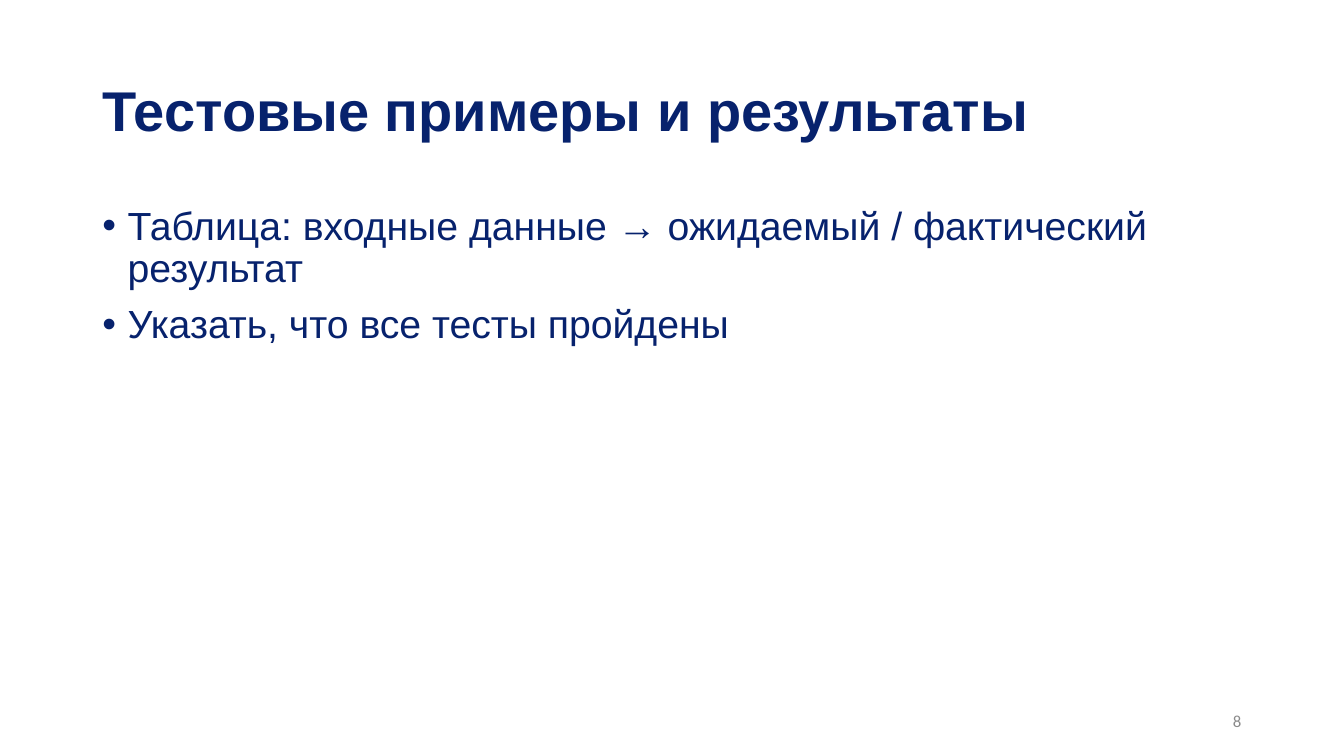
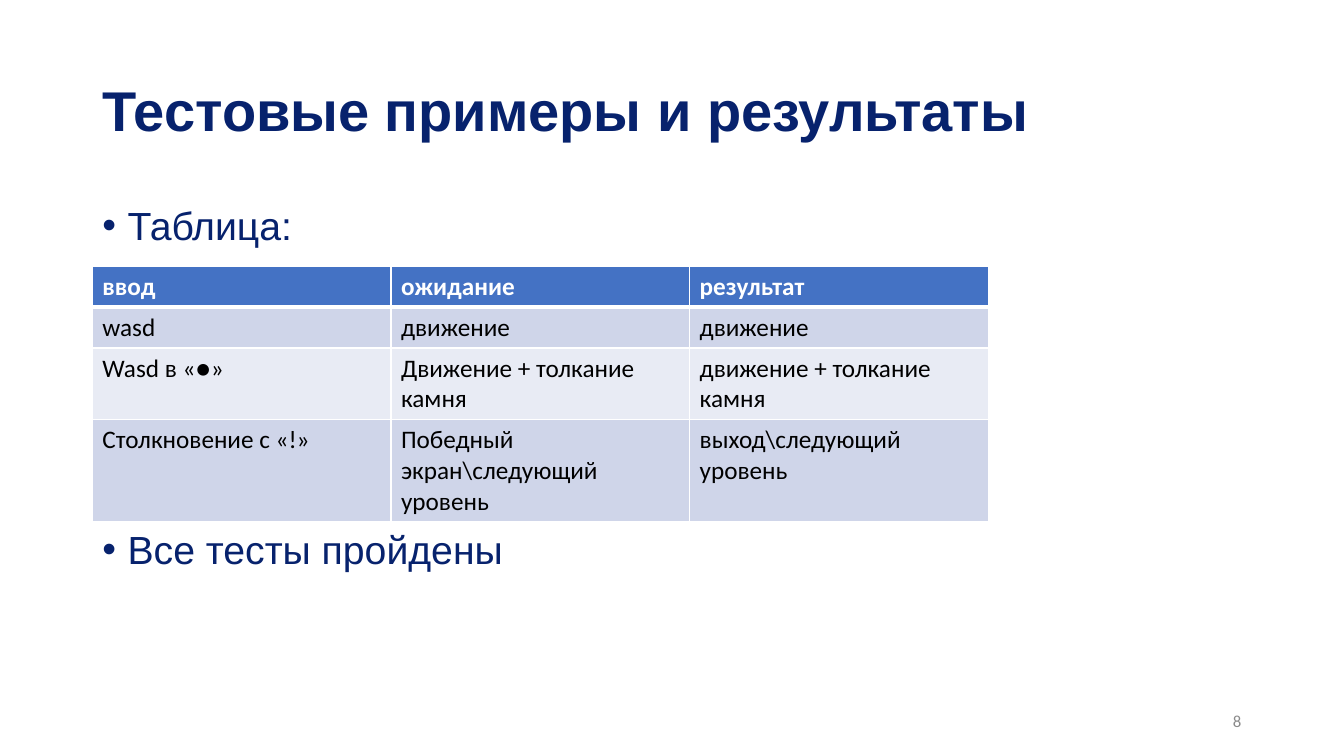
Before and after one commit to f3f44/ConGame, a slide deck: slide 8 of presentation.pptx. Drawn at 1344x756 pixels with LibreOffice and Linux fonts; fonts in the diff are those of the drawing; background and template pictures are left out. Boxes give left, top, right and bottom in pixels: in the first picture for what was removed or moved away, otherwise in the second. Text is boxed around its words. In the diff, an @@ line names an element or a change of style, - is before the commit and + after.

```diff
--- a/presentation.pptx
+++ b/presentation.pptx
@@ text at [128,211,503,572]: text changed @@
-• Таблица: входные данные → ожидаемый / фактический результат
-• Указать, что все тесты пройдены
+• Таблица:
+• Все тесты пройдены
@@ table added at [93,266,988,519], 4 rows, 3 columns @@
+ввод | ожидание | результат
+wasd | движение | движение
+Wasd в «●» | Движение + толкание камня | движение + толкание камня
+Столкновение с «!» | Победный экран\следующий уровень | выход\следующий уровень
```
Also in this commit, not shown: 4 other slides changed, 5 other files.
